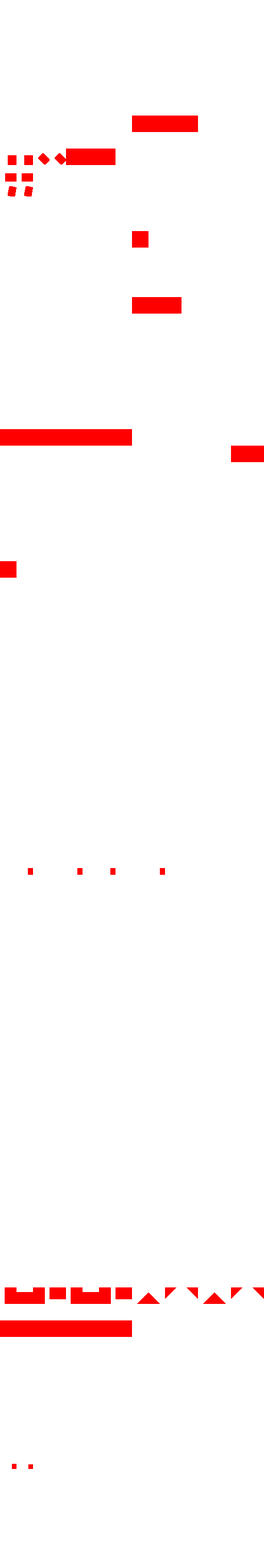
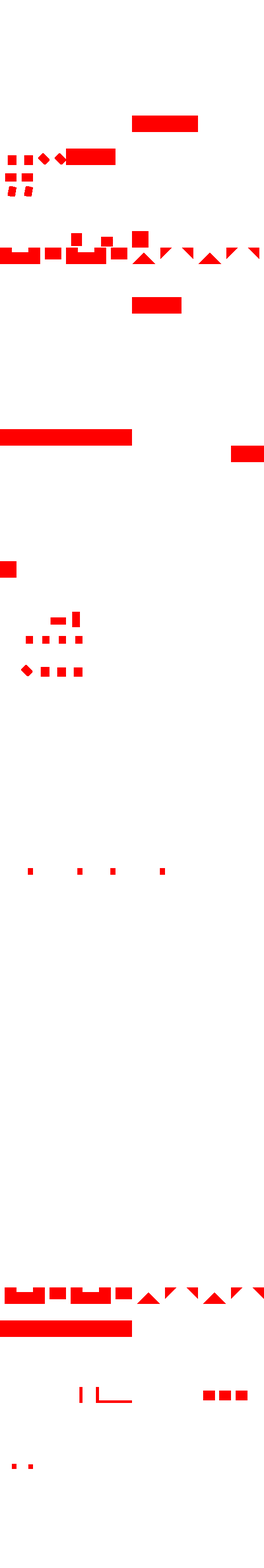
Layers edited between the first and the second 264 × 1568 image:
painted on "Colliders" over [0, 233, 260, 1403]
showed "Grid" over [0, 233, 260, 1403]
